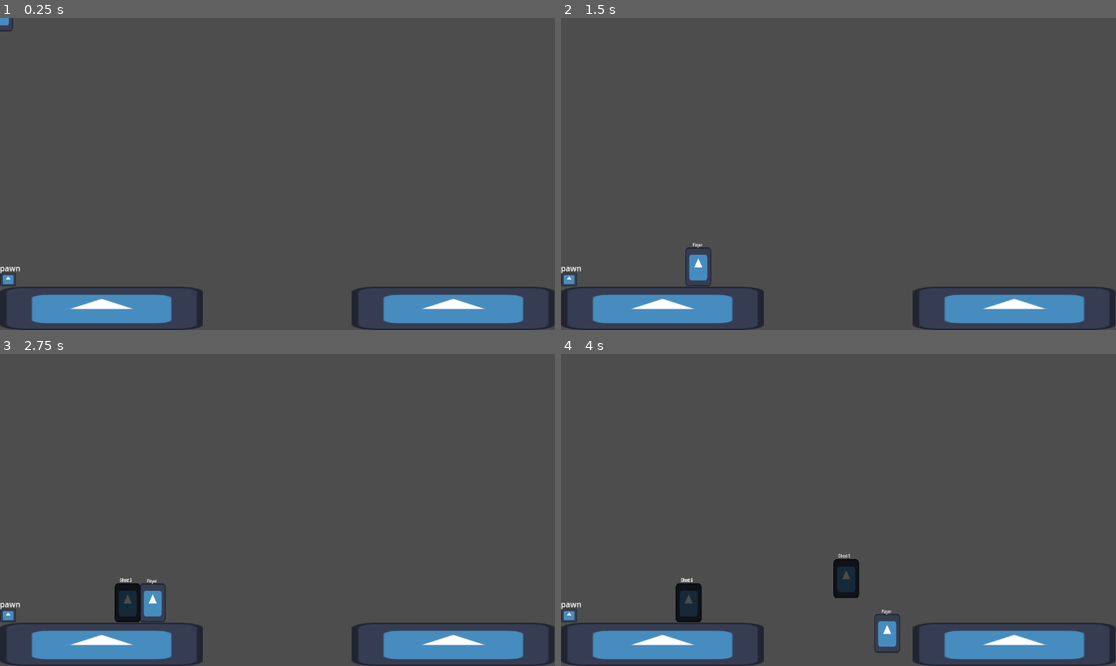
Above: before the commit, frames 1-4 (two rows, left to right).
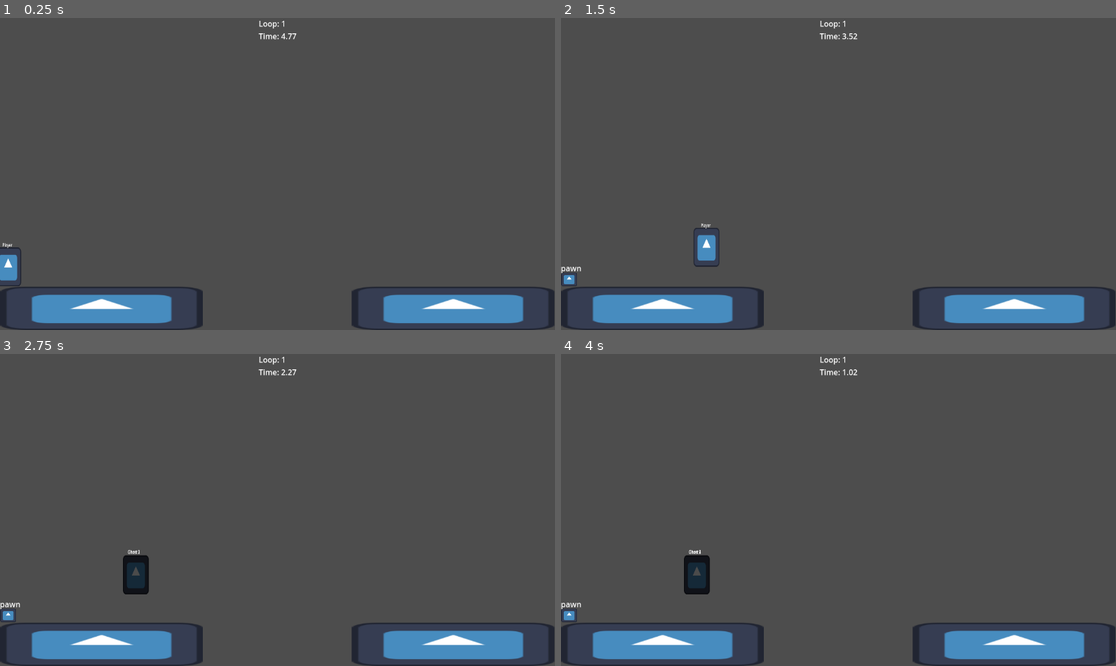
Above: after the commit, the same moments.

Repository: MrDreamhost/gmtk-jam-2025
Game: Godot game, scene res://game/main.tscn
Same seed, same stepped clock (60 frames per second), same inputs: the game is played once before the commit and once after it. The engine's default icon, where the game draws it, is replaced by a stand-in: a white triangle on a blue panel in a dark square.
Inputs (mouse positions are in pixels of both pictures, inside the frame that each line leads up to):
- Up to frame 1 (0.25 s): no input
- Up to frame 2 (1.5 s): move the mouse to (960, 158) at 0.52 s; hold D (player_right) from 0.53 s (still down); right-click (960, 158) at 0.6 s; tap Space (player_jump) at 0.77 s; move the mouse to (727, 189) at 1.27 s; click (727, 189) at 1.35 s
- Up to frame 3 (2.75 s): tap Space (player_jump) at 1.52 s; right-click (166, 525) at 1.55 s; move the mouse to (333, 441) at 2.02 s; release D (player_right) at 2.03 s; hold A (player_left) from 2.03 s (still down); right-click (333, 441) at 2.1 s
- Up to frame 4 (4 s): move the mouse to (810, 572) at 2.77 s; release A (player_left) at 2.78 s; hold D (player_right) from 2.78 s (still down); right-click (810, 572) at 2.85 s; tap Space (player_jump) at 3.02, 3.77 s; move the mouse to (1005, 556) at 3.52 s; press the mouse at (1005, 556) at 3.53 s; right-click (1005, 556) at 3.8 s

The runs differ from the first frame. In frame 1, 0.5% of the frame differs, in the area x 0-54%, y 0-86%; in frame 2, 0.8%; in frame 3, 1.4%; in frame 4, 2.0%, in the area x 20-62%, y 0-96%.
Error in both runs: Assertion failed: Ghost has no replay data (res://loop_system/player_ghost.gd:13)

Commit message:
Added timer and ghost reset on button press

Diff:
--- a/game/main.gd
+++ b/game/main.gd
@@ -2,19 +2,42 @@
 
 
 @onready var player_recorder: ReplayRecorder = $PlayerRecorder
+@onready var level: Level = $TestLevel
+@onready var loop_timer: Timer = $LoopTimer
+@onready var label: Label = $CanvasLayer/Label
+@onready var player: Player = $Player
 
-var spawned_ghosts: int = 0
+var spawned_ghosts: Array[PlayerGhost] = []
+var current_loop: int = 1
 
 
 # Called when the node enters the scene tree for the first time.
 func _ready() -> void:
-	pass # Replace with function body.
+	self.player.global_position = self.level.spawn_point.global_position
 
 
 # Called every frame. 'delta' is the elapsed time since the previous frame.
 func _process(delta: float) -> void:
+	self.set_label_text()
 	if Input.is_action_just_pressed("spawn_ghost"):
-		self.spawned_ghosts += 1
-		var ghost: PlayerGhost = self.player_recorder.spawn_ghost(self.spawned_ghosts)
+		var ghost_number: int  = self.spawned_ghosts.size() + 1
+		var ghost: PlayerGhost = self.player_recorder.spawn_ghost(ghost_number)
+		spawned_ghosts.append(ghost)
 		add_child(ghost)
-		print("SPAWNED GHOSTS: %s" % self.spawned_ghosts)
+		print("SPAWNED GHOSTS: %s" % self.spawned_ghosts.size())
+
+	if Input.is_action_just_pressed("reset_ghosts"):
+		self.reset_ghosts()
+
+
+func reset_ghosts() -> void:
+	for spawned_ghost: PlayerGhost in self.spawned_ghosts:
+		spawned_ghost.reset_position()
+
+
+func set_label_text() -> void:
+	self.label.text = "Loop: %d\nTime: %.2f" % [self.current_loop, self.loop_timer.time_left]
+
+
+func _on_loop_timer_timeout() -> void:
+	self.current_loop += 1
--- a/game/main.tscn
+++ b/game/main.tscn
@@ -15,3 +15,22 @@
 [node name="PlayerRecorder" type="Node2D" parent="." node_paths=PackedStringArray("player")]
 script = ExtResource("4_vop5m")
 player = NodePath("../Player")
+
+[node name="LoopTimer" type="Timer" parent="."]
+wait_time = 5.0
+autostart = true
+
+[node name="CanvasLayer" type="CanvasLayer" parent="."]
+
+[node name="Label" type="Label" parent="CanvasLayer"]
+anchors_preset = 5
+anchor_left = 0.5
+anchor_right = 0.5
+offset_left = -20.0
+offset_right = 20.0
+offset_bottom = 23.0
+grow_horizontal = 2
+text = "Loop: %d
+Time: %.2f"
+
+[connection signal="timeout" from="LoopTimer" to="." method="_on_loop_timer_timeout"]
--- a/project.godot
+++ b/project.godot
@@ -55,6 +55,11 @@
 "events": [Object(InputEventMouseButton,"resource_local_to_scene":false,"resource_name":"","device":-1,"window_id":0,"a …(253 unchanged characters)…
 ]
 }
+reset_ghosts={
+"deadzone": 0.2,
+"events": [Object(InputEventKey,"resource_local_to_scene":false,"resource_name":"","device":-1,"window_id":0,"alt_pressed":false,"shift_pressed":false,"ctrl_pressed":false,"meta_pressed":false,"pressed":false,"keycode":0,"physical_keycode":82,"key_label":0,"unicode":114,"location":0,"echo":false,"script":null)
+]
+}
 
 [rendering]
 
